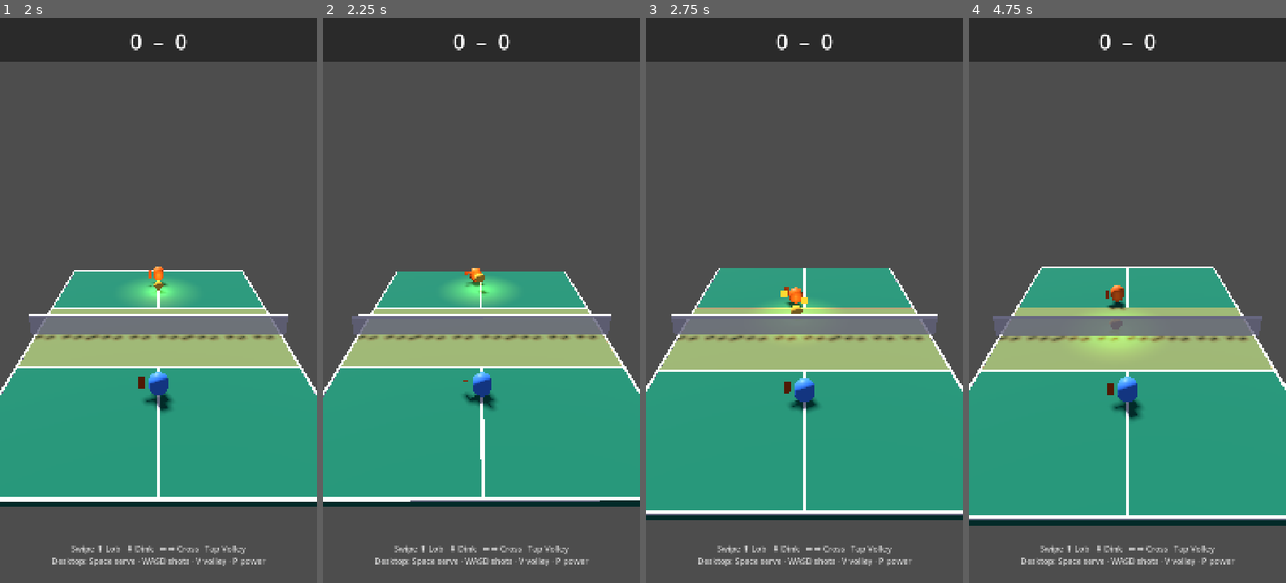
Above: before the commit, frames 1-4 (left to right).
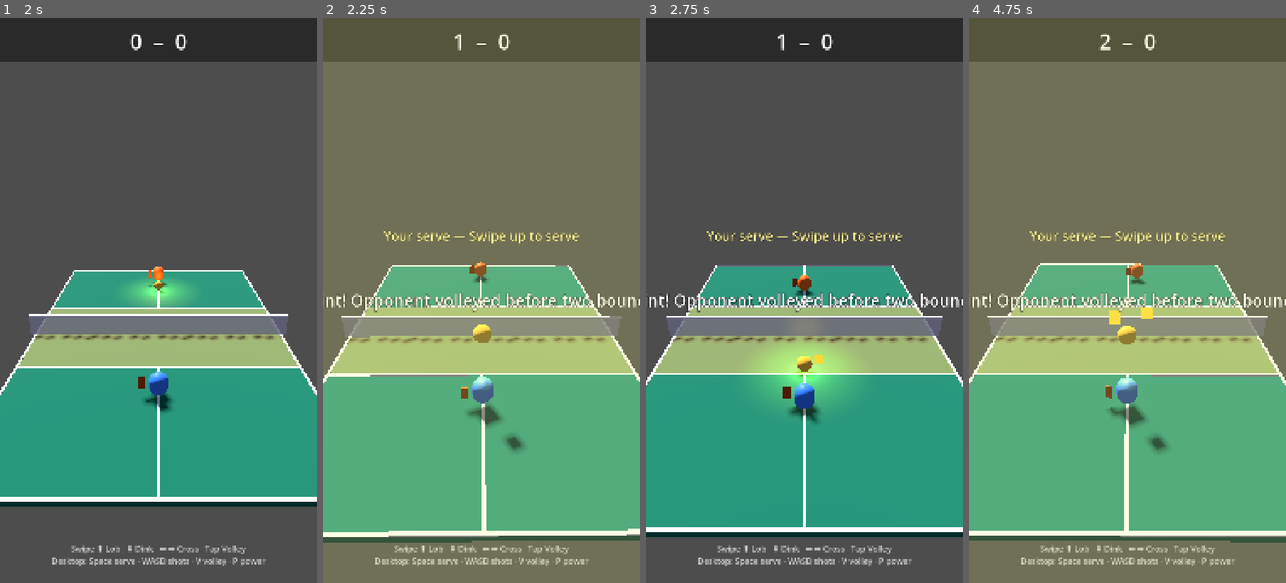
Above: after the commit, the same moments.

Repository: altafhssn/pickleball
Game: Godot game, scene res://scenes/Main.tscn
The game is run twice, just before and just after one commit, with the same random seed, the same clock (stepped at 60 frames per second) and the same inputs.
Inputs (mouse positions are in pixels of both pictures, inside the frame that each line leads up to):
- Up to frame 1 (2 s): click "▶ Quick Match" at 0.5 s; tap Enter at 1.25 s; move the mouse to (228, 272) at 1.27 s; hold Right from 1.28 s (still down); tap V at 1.35 s; click (228, 272) at 1.42 s; tap Space at 1.52 s
- Up to frame 2 (2.25 s): release Right at 2 s; drag from (418, 328) to (465, 413) at 2.02 s
- Up to frame 3 (2.75 s): no input
- Up to frame 4 (4.75 s): move the mouse to (1159, 176) at 2.77 s; hold Right 2.78-3.5 s; tap V at 2.85, 4.35 s; drag from (1111, 413) to (1032, 215) at 3.52 s; move the mouse to (1222, 385) at 4.27 s; hold Left from 4.28 s (still down); tap Space at 4.52 s

Frame 1 is identical in both runs. In frame 2, 94% of the frame differs, in the area x 0-100%, y 0-100%; in frame 3, 12%; in frame 4, 94%.

Commit message:
[rules] Enforce real pickleball rules: serve faults + two-bounce
The mechanics were there but the *rules* weren't:

Serve faults (checked on first bounce of every point):
- "Serve in own court" — serve never crossed the net.
- "Serve into kitchen" — first bounce landed in the no-volley zone.
In either case the server loses the point.

Two-bounce rule (signature pickleball rule):
- Until both the serve and the return-of-serve have bounced, neither
  side may volley. Enforced by checking bounces_since_last_hit >= 1
  before any hit (other than the serve itself) and faulting the
  offending player if they tried to hit out of the air.
- Wired into _handle_player_shot, _on_tap_detected (volley),
  release_power_shot, and _on_ai_shot_selected. The serve handlers
  intentionally bypass the check because the serve IS the first hit.

State:
- New total_bounces_in_rally counter alongside the existing
  bounces_since_last_hit. Reset together on _reset_rally and
  incremented together on _on_ball_landed.
- Doubles support: loser determined by team (ids 0/2 = player team,
  1/3 = opponent team) and reported to DoublesManager.

Not addressed in this commit (would be a bigger refactor):
- Side-out scoring (currently rally scoring — every rally awards a
  point regardless of who served).
- Diagonal serve alternation / per-side server position.
- "Server score - receiver score - server number" call format.

Co-Authored-By: Claude Opus 4.7 <noreply@anthropic.com>

Diff:
--- a/scripts/Main.gd
+++ b/scripts/Main.gd
@@ -57,6 +57,9 @@
 
 # Rally end-condition tracking
 var bounces_since_last_hit: int = 0
+# Used to enforce the two-bounce rule (until 2 total bounces, every hit must
+# follow a bounce) and to flag serve faults on the first bounce.
+var total_bounces_in_rally: int = 0
 # Court extends x ∈ [-1.0, 1.0] (sidelines), z ∈ [-1.5, 1.5] (baselines).
 # Allow a small "in" margin so close shots don't get incorrectly called out.
 const OUT_X_LIMIT: float = 1.05
@@ -398,6 +401,9 @@
 	power_meter_visible = false
 
 	if power_charge > 0.1 and rally_active and ball.position.z < 0 and ball.is_in_play:
+		if _is_two_bounce_violation():
+			_two_bounce_fault(0, "Power shot before two bounces")
+			return
 		# Player is at -z, opponent at +z. Shots fly in +z direction.
 		var direction = Vector3(0, 0.1, 1.0).normalized()
 		ball.hit(power_charge, direction, BallRef.ShotType.DRIVE)
@@ -622,6 +628,9 @@
 	hud.show_gesture_guide(true)
 
 func _handle_player_shot(swipe_dir: String, velocity: Vector2) -> void:
+	if _is_two_bounce_violation():
+		_two_bounce_fault(0, "Volley before two bounces")
+		return
 	var power = clampf(velocity.length() / 400.0, 0.3, 1.0)
 	var shot_type: int
 	var direction: Vector3
@@ -660,6 +669,9 @@
 
 	# Tap = volley if ball on player side and in air
 	if rally_active and ball.position.z < 0 and ball.position.y > 0.1 and ball.is_in_play:
+		if _is_two_bounce_violation():
+			_two_bounce_fault(0, "Volley before two bounces")
+			return
 		var power = 0.7
 		var direction = Vector3(0, -0.1, 1.0).normalized()
 
@@ -699,6 +711,15 @@
 	if not rally_active:
 		return
 
+	# AI hit ID: 1 in singles, 1 or 3 in doubles (opponent partner).
+	var ai_hitter_id: int = 1
+	if is_doubles and ball.last_hitter_id == 3:
+		ai_hitter_id = 3
+
+	if _is_two_bounce_violation():
+		_two_bounce_fault(ai_hitter_id, "Opponent volleyed before two bounces")
+		return
+
 	# Use the correct opponent character for kitchen check (doubles support)
 	var hitter: Node3D = opponent
 	if is_doubles and ball.last_hitter_id == 3:
@@ -721,12 +742,70 @@
 
 # === BALL EVENTS ===
 
-func _on_ball_landed(_position: Vector3, _side: int) -> void:
+func _on_ball_landed(position: Vector3, _side: int) -> void:
 	if not rally_active:
 		return
 	bounces_since_last_hit += 1
+	total_bounces_in_rally += 1
+
+	# First bounce of a point is always the serve landing. Validate it.
+	if total_bounces_in_rally == 1:
+		if _is_serve_fault(position):
+			return  # _serve_fault already ended the rally
+
 	if bounces_since_last_hit >= 2:
 		_end_rally_double_bounce()
+
+# Returns true (and ends the rally) if the serve landed illegally.
+func _is_serve_fault(pos: Vector3) -> bool:
+	var server_id: int = ball.last_hitter_id
+	# Player team (ids 0 & 2) lives at -z; opponent team (1 & 3) at +z.
+	var server_is_player_team: bool = server_id == 0 or server_id == 2
+	var ball_z: float = pos.z
+
+	# Serve must clear the net (land on the opposite side).
+	if server_is_player_team and ball_z < 0:
+		_serve_fault(server_id, "Serve in own court")
+		return true
+	if not server_is_player_team and ball_z > 0:
+		_serve_fault(server_id, "Serve in own court")
+		return true
+
+	# Serve cannot land in the no-volley zone (|z| ≤ 0.48).
+	if absf(ball_z) <= 0.48:
+		_serve_fault(server_id, "Serve into kitchen")
+		return true
+
+	return false
+
+func _serve_fault(server_id: int, reason: String) -> void:
+	if not rally_active:
+		return
+	rally_active = false
+	if is_doubles:
+		var loser_team: int = 0 if server_id == 0 or server_id == 2 else 1
+		doubles_manager.award_point_from_rally(loser_team, reason)
+	else:
+		# award_point_from_rally takes loser id; the server is the loser.
+		match_manager.award_point_from_rally(server_id, reason)
+
+# Returns true if the attempted hit violates the two-bounce rule.
+func _is_two_bounce_violation() -> bool:
+	if total_bounces_in_rally >= 2:
+		return false  # Volleys legal once both required bounces have happened
+	if bounces_since_last_hit < 1:
+		return true   # Trying to hit before the required bounce
+	return false
+
+func _two_bounce_fault(hitter_id: int, reason: String) -> void:
+	if not rally_active:
+		return
+	rally_active = false
+	if is_doubles:
+		var loser_team: int = 0 if hitter_id == 0 or hitter_id == 2 else 1
+		doubles_manager.award_point_from_rally(loser_team, reason)
+	else:
+		match_manager.award_point_from_rally(hitter_id, reason)
 
 func _on_any_ball_hit_for_rally_tracking(_shooter_id: int, _shot_type: int, _force: float) -> void:
 	bounces_since_last_hit = 0
@@ -935,6 +1014,7 @@
 func _reset_rally() -> void:
 	rally_active = false
 	bounces_since_last_hit = 0
+	total_bounces_in_rally = 0
 	match_manager.reset_rally()
 	ball.reset()
 	ball.position = Vector3(0, 0.05, 0)
